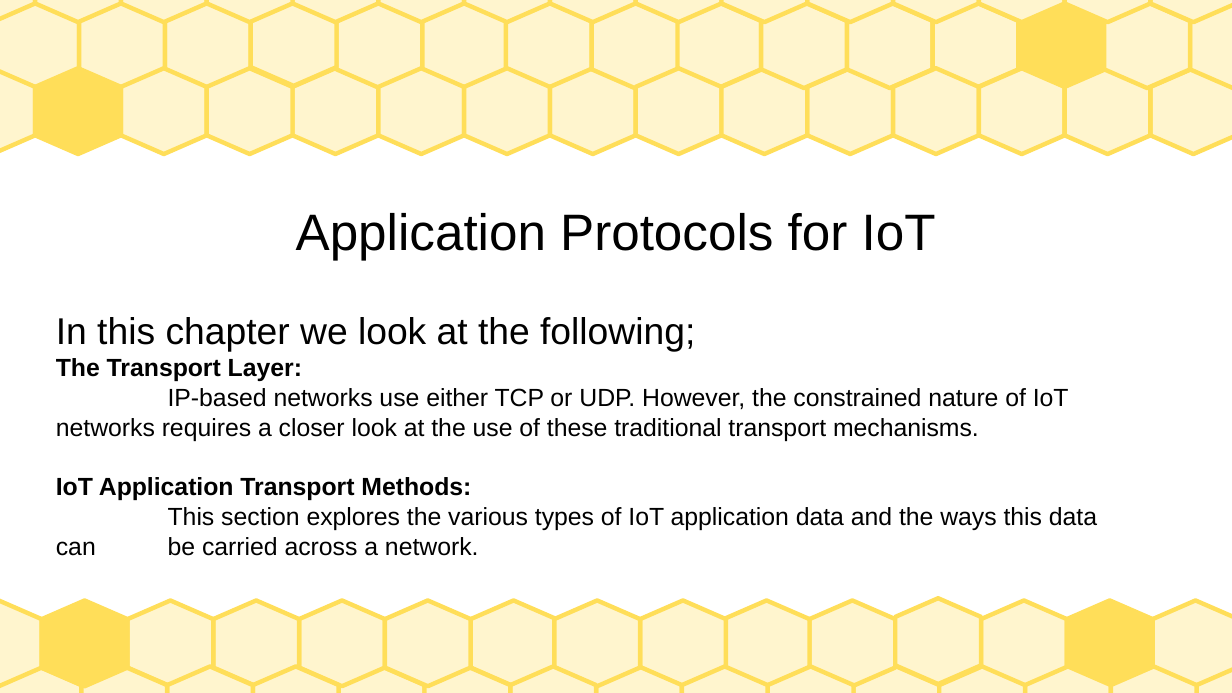
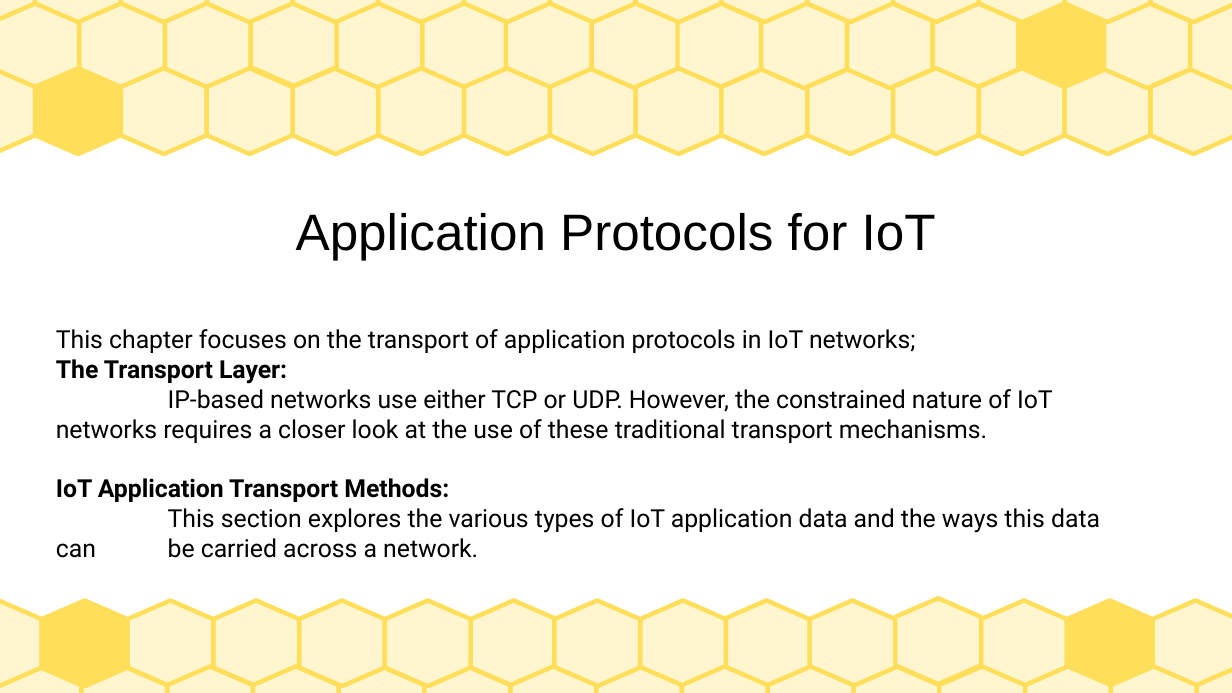
Before and after one commit to Dihfahsih1/Masters-Software-Engineering, a slide deck: slide 1 of yr-sem1/IoT/chapter-6-slides.odp. Drawn at 1232x693 pixels with LibreOffice and Linux fonts; fonts in the diff are those of the drawing. Boxes give left, top, right and bottom in pixels: in the first picture for what was removed or moved away, otherwise in the second. Text is boxed around its words. In the diff, an @@ line names an element or a change of style, - is before the commit and + after.

```diff
--- a/yr-sem1/IoT/chapter-6-slides.odp
+++ b/yr-sem1/IoT/chapter-6-slides.odp
@@ subtitle "This chapter focuses on the ..." moved from (x1=56, y1=317, x2=1097, y2=556) to (x1=56, y1=329, x2=1100, y2=558) @@
@@ subtitle at (x1=56, y1=329, x2=915, y2=353): text changed; size 24 to 16 pt; font Arial to Roboto @@
-In this chapter we look at the following;
+This chapter focuses on the transport of application protocols in IoT networks;
@@ subtitle at (x1=56, y1=359, x2=1100, y2=558): font Arial to Roboto in "The Transport Layer:", "IP-based networks use either TCP or UDP. ...", "IoT Application Transport Methods:", "This section explores the various types of ..." @@
```
Also in this commit, not shown: 11 other slides changed, 6 slides added, 1 slide removed, 7 other files.
